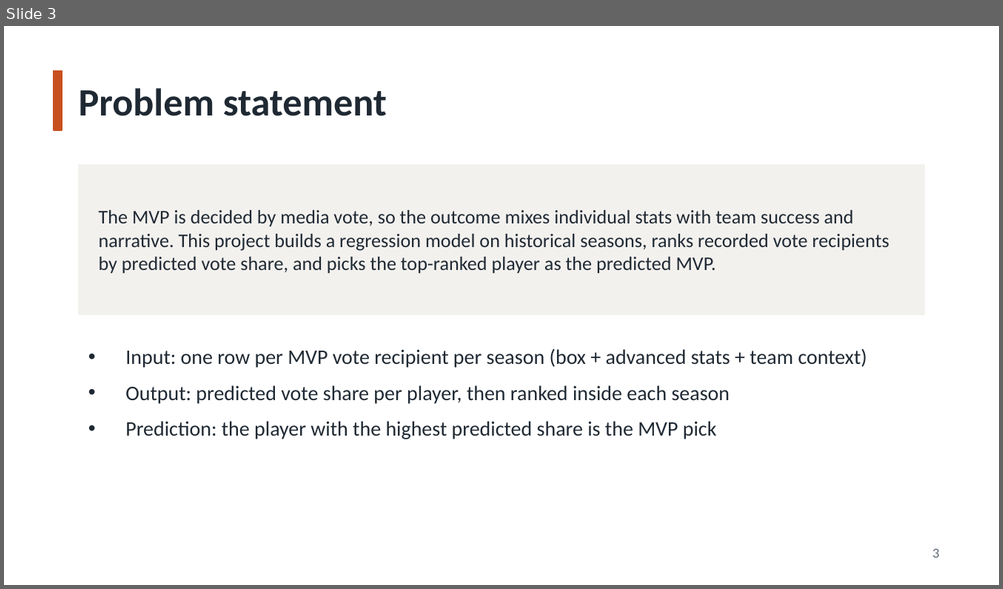
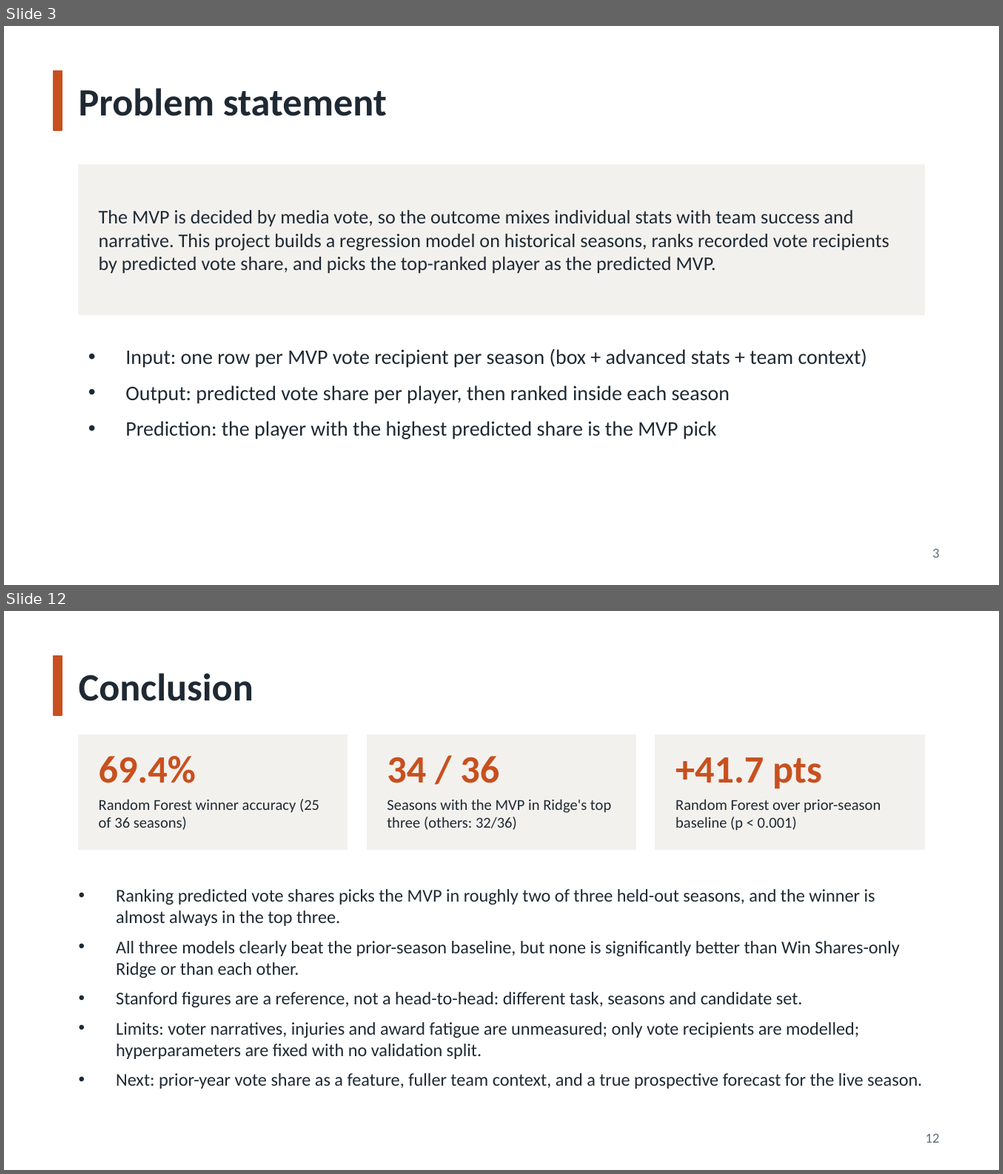
Before and after one commit to arayanajain/NBA-MVP-Prediction, a slide deck: NBA_MVP_Prediction.pptx. Shown one above the other, each under a label of ours: slide 3 before the commit, slides 3 and 12 after it; the slides between them are not shown. The pictures are 1003x589 and 1003x1174 pixels, drawn with LibreOffice and Linux fonts; fonts in the diff are those of the drawing. Boxes give left, top, right and bottom in pixels: in the first picture for what was removed or moved away, otherwise in the second. Text is boxed around its words. In the diff, an @@ line names an element or a change of style, - is before the commit and + after.

```diff
--- a/NBA_MVP_Prediction.pptx
+++ b/NBA_MVP_Prediction.pptx
@@ slide 12 added at (x1=4, y1=611, x2=999, y2=1170), background #FFFFFF @@
@@ rectangle added at (x1=54, y1=655, x2=62, y2=715), fill #C8501E, outline #C8501E 1 pt @@
@@ text added at (x1=79, y1=673, x2=253, y2=701), 28 pt, text #1F2933, bold @@
+Conclusion
@@ rectangle added at (x1=79, y1=735, x2=347, y2=850), fill #F3F1EE, outline #F3F1EE 1 pt @@
@@ rectangle added at (x1=367, y1=735, x2=635, y2=850), fill #F3F1EE, outline #F3F1EE 1 pt @@
@@ rectangle added at (x1=655, y1=735, x2=924, y2=850), fill #F3F1EE, outline #F3F1EE 1 pt @@
@@ text added at (x1=99, y1=756, x2=196, y2=783), 28 pt, text #C8501E, bold @@
+69.4%
@@ text added at (x1=387, y1=756, x2=499, y2=783), 28 pt, text #C8501E, bold @@
+34 / 36
@@ text added at (x1=675, y1=758, x2=822, y2=789), 28 pt, text #C8501E, bold @@
++41.7 pts
@@ text added at (x1=99, y1=799, x2=319, y2=830), 11 pt, text #1F2933 @@
+Random Forest winner accuracy (25 of 36 seasons)
@@ text added at (x1=387, y1=799, x2=611, y2=830), 11 pt, text #1F2933 @@
+Seasons with the MVP in Ridge's top three (others: 32/36)
@@ text added at (x1=675, y1=799, x2=880, y2=831), 11 pt, text #1F2933 @@
+Random Forest over prior-season baseline (p < 0.001)
@@ text added at (x1=116, y1=889, x2=922, y2=1089), 13 pt, text #1F2933 @@
+• Ranking predicted vote shares picks the MVP in roughly two of three held-out seasons, and the winner is almost always in the top three.
+• All three models clearly beat the prior-season baseline, but none is significantly better than Win Shares-only Ridge or than each other.
+• Stanford figures are a reference, not a head-to-head: different task, seasons and candidate set.
+• Limits: voter narratives, injuries and award fatigue are unmeasured; only vote recipients are modelled; hyperparameters are fixed with no validation split.
+• Next: prior-year vote share as a feature, fuller team context, and a true prospective forecast for the live season.
@@ text added at (x1=925, y1=1134, x2=939, y2=1143), 10 pt, text #5F6B76 @@
+12
```
Also in this commit, not shown: 4 slides changed, 5 other slides added, 2 slides removed.
